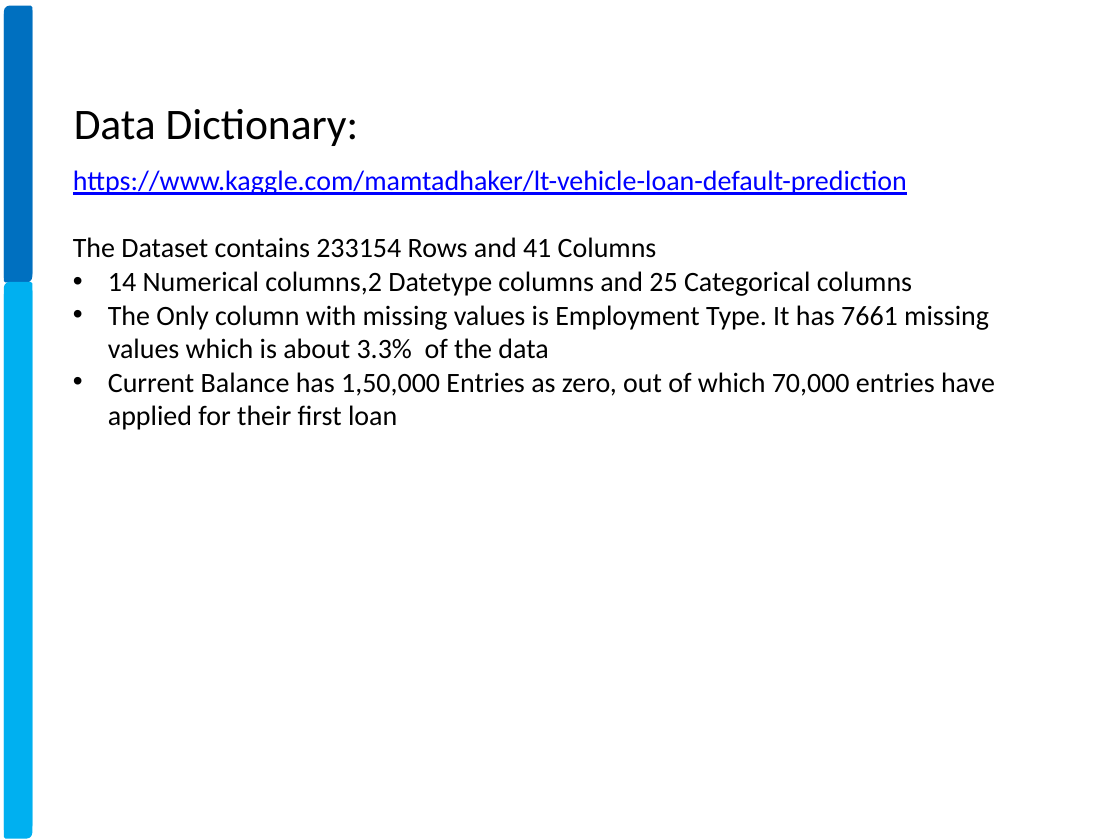
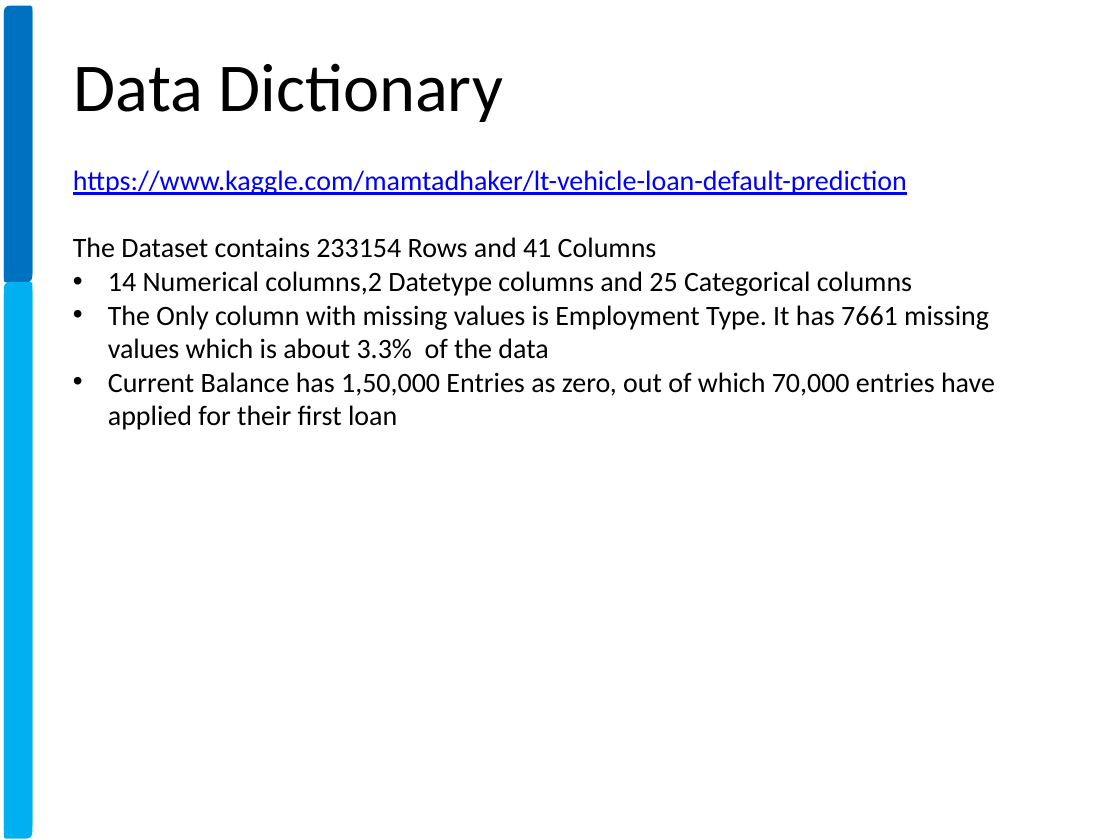
Before and after one commit to xavierigneous/Vehicle-Loan-Default-Prediction, a slide deck: slide 5 of Pravin Kumar/Vehicle Loan Default Prediction.pptx. Drawn at 1120x840 pixels with LibreOffice and Linux fonts; fonts in the diff are those of the drawing; background and template pictures are left out. Boxes give left, top, right and bottom in pixels: in the first picture for what was removed or moved away, otherwise in the second. Text is boxed around its words. In the diff, an @@ line names an element or a change of style, - is before the commit and + after.

```diff
--- a/Pravin Kumar/Vehicle Loan Default Prediction.pptx
+++ b/Pravin Kumar/Vehicle Loan Default Prediction.pptx
@@ text at (74, 63, 503, 122): text changed; size 28 to 44 pt @@
-Data Dictionary:
+Data Dictionary
```
Also in this commit, not shown: 15 other slides changed, 4 slides added, 1 slide removed, 4 other files.
